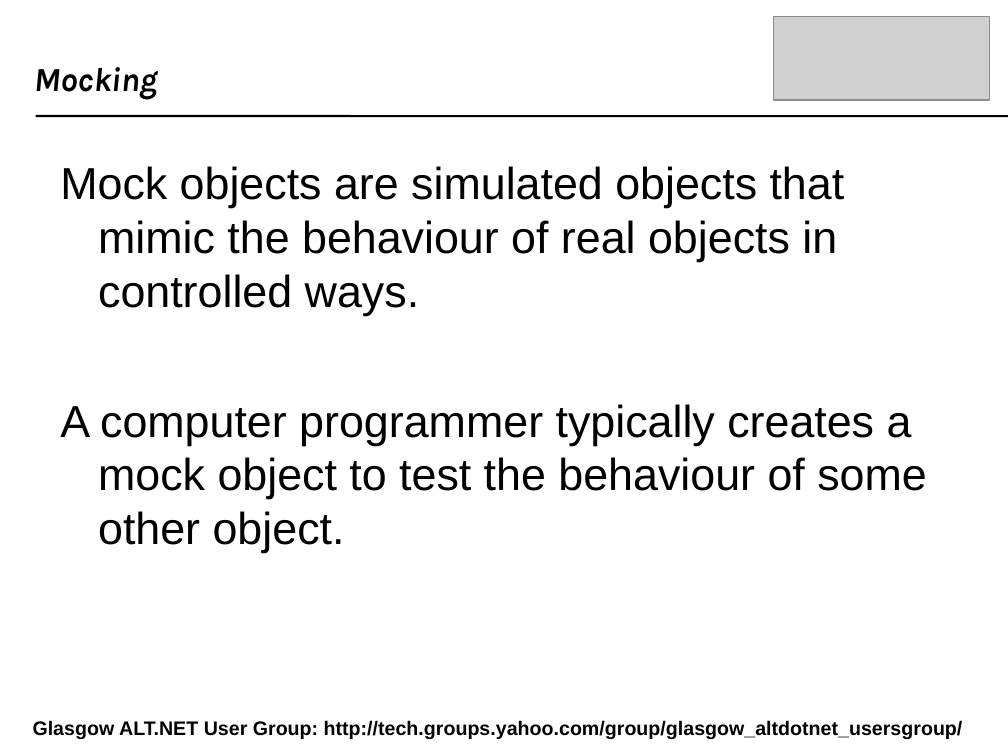
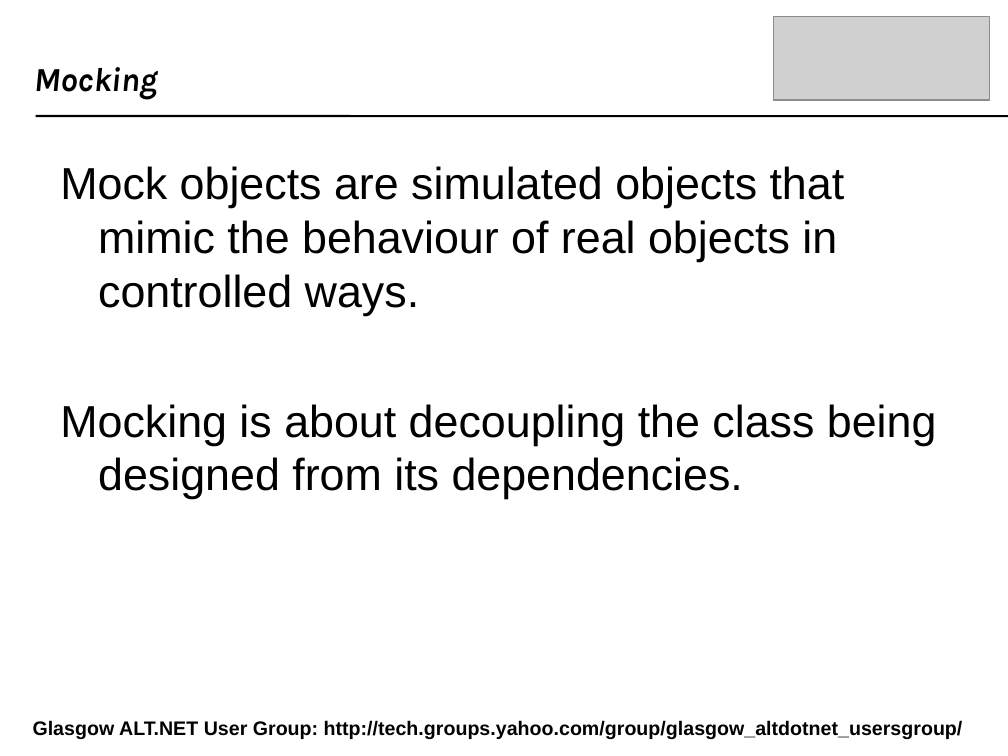
Before and after one commit to craignicol/scotaltdotnet, a slide deck: slide 52 of belfast/IOC-TDD-And Testability.ppt (slide 53 before the commit). Drawn at 1008x756 pixels with LibreOffice and Linux fonts; fonts in the diff are those of the drawing; grey boxes stand for pictures; background and template pictures are left out. Boxes give left, top, right and bottom in pixels: in the first picture for what was removed or moved away, otherwise in the second. Text is boxed around its words. In the diff, an @@ line names an element or a change of style, - is before the commit and + after.

Commit message:
Presentation update

```diff
--- a/belfast/IOC-TDD-And Testability.ppt
+++ b/belfast/IOC-TDD-And Testability.ppt
@@ text at (60, 404, 937, 499): text changed @@
-A computer programmer typically creates a mock object to test the behaviour of some other object.
+Mocking is about decoupling the class being designed from its dependencies.
```
Also in this commit, not shown: 2 other slides changed, 1 slide added, 3 slides removed, 1 other file.
